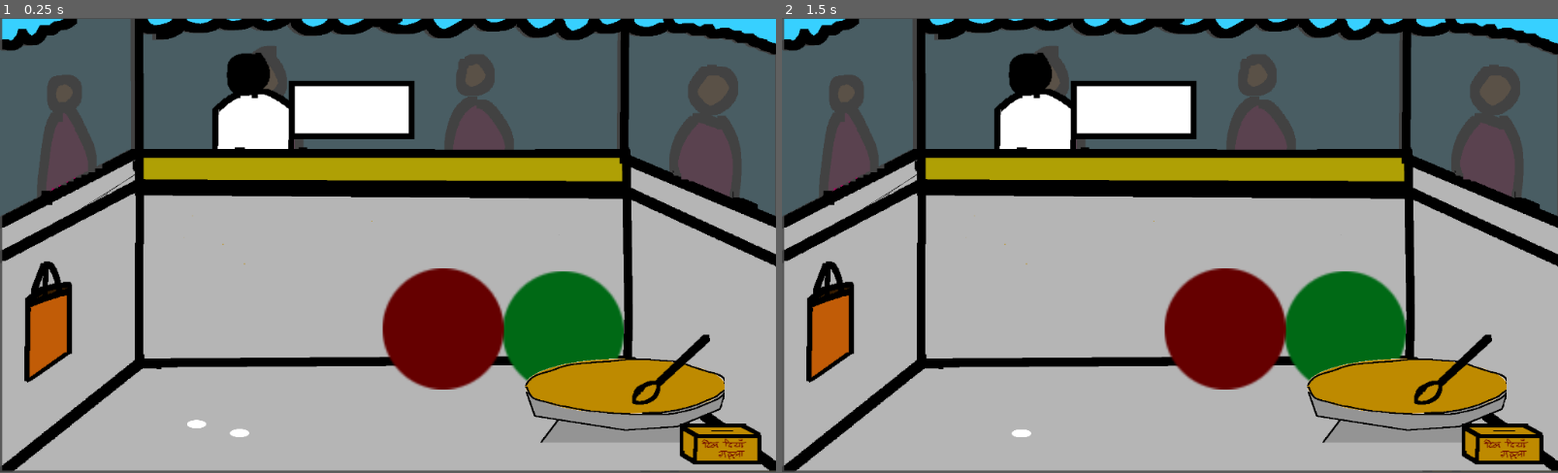
Above: before the commit, frames 1-2 (left to right).
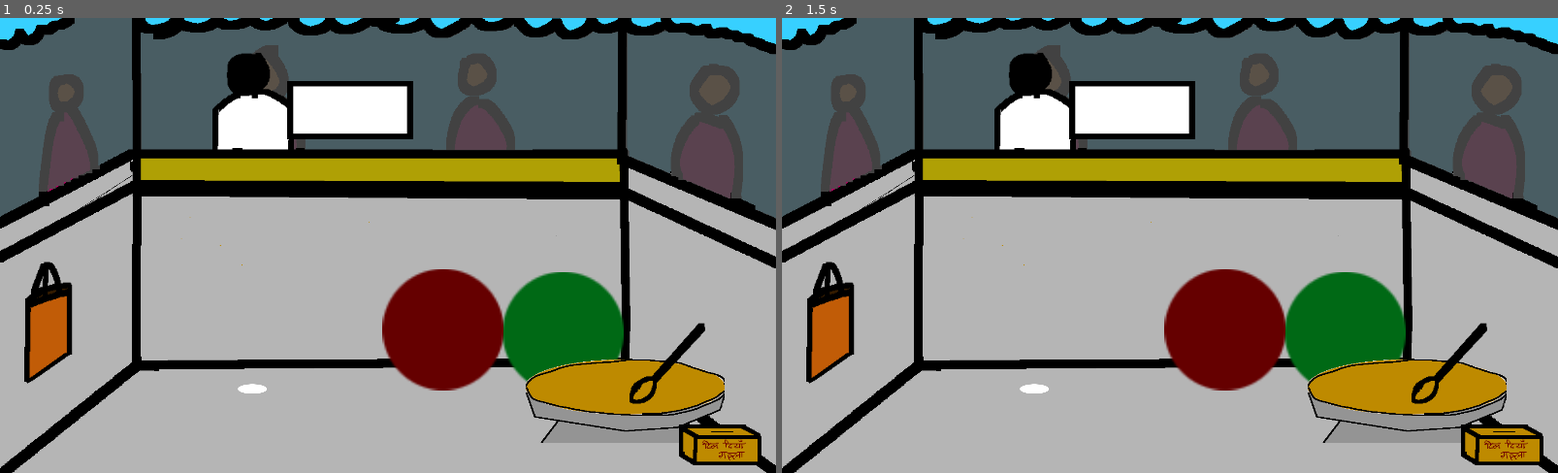
Above: after the commit, the same moments.

Repository: gamedevshirious/Bhaiyya-Aur-Teekha-Banao
Game: Godot game, scene res://Play Area.tscn
Same seed, same stepped clock (60 frames per second), same inputs: the game is played once before the commit and once after it.
Inputs (mouse positions are in pixels of both pictures, inside the frame that each line leads up to):
- Up to frame 1 (0.25 s): no input
- Up to frame 2 (1.5 s): tap Enter at 0.5 s; move the mouse to (976, 422) at 0.52 s; press the mouse at (976, 422) at 0.53 s; hold Up 0.53-1.28 s; tap Space at 1.25 s; move the mouse to (1022, 432) at 1.27 s; release the mouse at (1022, 432) at 1.28 s; hold Down from 1.28 s (still down); click (1022, 432) at 1.35 s
In our replay, the window is 800x468 before the commit and 800x469 after it. These sizes can differ from the game's own. Grey fills any space a smaller window leaves; there, only what the larger window draws over its background counts as a difference.

The runs differ from the first frame. In frame 1, 6.4% of the frame differs, in the area x 0-100%, y 0-100%; in frame 2, 6.4%.

Commit message:
Daily backup Mon, Dec  7, 2020  7:10:54 PM

Diff:
--- a/Play Area.tscn
+++ b/Play Area.tscn
@@ -10,18 +10,17 @@
 [ext_resource path="res://stall_items/ragda.png" type="Texture" id=8]
 [ext_resource path="res://stall_items/theylla.png" type="Texture" id=9]
 [ext_resource path="res://stall_items/customer.png" type="Texture" id=10]
-[ext_resource path="res://stall_items/spoon.png" type="Texture" id=11]
+[ext_resource path="res://stall_items/spoon/spoon.tscn" type="PackedScene" id=11]
 [ext_resource path="res://stall_items/chatbox.png" type="Texture" id=12]
-[ext_resource path="res://stall_items/plate.png" type="Texture" id=13]
 
 [node name="Play Area" type="Node2D"]
 script = ExtResource( 3 )
 
 [node name="base" type="Sprite" parent="."]
 modulate = Color( 1, 1, 1, 0.129412 )
-position = Vector2( 510.569, 301.413 )
 scale = Vector2( 0.534197, 0.55629 )
 texture = ExtResource( 5 )
+centered = false
 __meta__ = {
 "_edit_lock_": true
 }
@@ -33,16 +32,16 @@
 texture = ExtResource( 10 )
 
 [node name="chatbox" type="Sprite" parent="customers/customer"]
-position = Vector2( 129.906, 8.47571 )
+position = Vector2( 127.787, 8.47571 )
 scale = Vector2( 1.5338, 1.41609 )
 texture = ExtResource( 12 )
 
 [node name="stall_items" type="Node2D" parent="."]
 
 [node name="shop" type="Sprite" parent="stall_items"]
-position = Vector2( 515.291, 299.135 )
-scale = Vector2( 0.533197, 0.552823 )
+scale = Vector2( 0.533197, 0.555548 )
 texture = ExtResource( 6 )
+centered = false
 __meta__ = {
 "_edit_lock_": true
 }
@@ -53,57 +52,37 @@
 [node name="MeethaPaani" parent="stall_items" instance=ExtResource( 4 )]
 position = Vector2( 586.271, 410.328 )
 
-[node name="Puri" parent="stall_items" instance=ExtResource( 1 )]
-position = Vector2( 259.393, 536.756 )
-
 [node name="ragda" type="Sprite" parent="stall_items"]
 position = Vector2( 824.776, 504.818 )
 scale = Vector2( 0.685472, 0.580629 )
 texture = ExtResource( 8 )
+__meta__ = {
+"_edit_lock_": true
+}
 
-[node name="spoon" type="Sprite" parent="stall_items/ragda"]
-position = Vector2( 82.8666, -55.6528 )
-scale = Vector2( 1.5, 1.5 )
-texture = ExtResource( 11 )
+[node name="pos" type="Position2D" parent="stall_items/ragda"]
+position = Vector2( 75.7343, -69.338 )
 
 [node name="galla" type="Sprite" parent="stall_items"]
 position = Vector2( 950.527, 563.089 )
 texture = ExtResource( 7 )
+__meta__ = {
+"_edit_lock_": true
+}
 
 [node name="theylla" type="Sprite" parent="stall_items"]
 position = Vector2( 82.0926, 397.813 )
 texture = ExtResource( 9 )
+__meta__ = {
+"_edit_lock_": true
+}
 
-[node name="puris" type="Node2D" parent="."]
+[node name="spoon" parent="stall_items" instance=ExtResource( 11 )]
+position = Vector2( 856.046, 457.688 )
 
-[node name="Puri2" parent="puris" instance=ExtResource( 1 )]
-position = Vector2( 316.252, 548.612 )
-
-[node name="plate" type="Sprite" parent="puris"]
-visible = false
-position = Vector2( 291.625, 544.598 )
-scale = Vector2( 1.27468, 1.21189 )
-texture = ExtResource( 13 )
-
-[node name="Puri3" parent="puris/plate" instance=ExtResource( 1 )]
-position = Vector2( -8.68935, 3.47882 )
-scale = Vector2( 0.784513, 0.825156 )
-
-[node name="Puri4" parent="puris/plate" instance=ExtResource( 1 )]
-position = Vector2( 24.3504, -19.4659 )
-scale = Vector2( 0.784513, 0.825156 )
-
-[node name="Puri5" parent="puris/plate" instance=ExtResource( 1 )]
-position = Vector2( -10.3256, -13.4646 )
-scale = Vector2( 0.784513, 0.825156 )
-
-[node name="Puri6" parent="puris/plate" instance=ExtResource( 1 )]
-position = Vector2( 31.128, -4.72238 )
-scale = Vector2( 0.784513, 0.825156 )
-
-[node name="Puri7" parent="puris/plate" instance=ExtResource( 1 )]
-position = Vector2( 6.37758, -5.4162 )
-scale = Vector2( 0.784513, 0.825156 )
+[node name="Puri" parent="stall_items" instance=ExtResource( 1 )]
+position = Vector2( 333.03, 489.198 )
+scale = Vector2( 1, 0.999998 )
 
 [node name="Timers" type="Node2D" parent="."]
 
--- a/project.godot
+++ b/project.godot
@@ -23,11 +23,16 @@
 
 CommandHistory="*res://DebugConsole/command_history.gd"
 
+[display]
+
+window/stretch/mode="2d"
+window/stretch/aspect="expand"
+
 [input]
 
 pick={
 "deadzone": 0.5,
-"events": [ Object(InputEventMouseButton,"resource_local_to_scene":false,"resource_name":"","device":0,"alt":false,"shift":false,"control":fal …(189 unchanged characters)…
+"events": [ Object(InputEventMouseButton,"resource_local_to_scene":false,"resource_name":"","device":-1,"alt":false,"shift":false,"control":fal …(189 unchanged characters)…
  ]
 }
 toggle_console={
@@ -36,6 +41,10 @@
  ]
 }
 
+[input_devices]
+
+pointing/emulate_touch_from_mouse=true
+
 [rendering]
 
 environment/default_environment="res://default_env.tres"
--- a/stall_items/Matka/MeethaPaani/MeethaPaani.tscn
+++ b/stall_items/Matka/MeethaPaani/MeethaPaani.tscn
@@ -3,8 +3,8 @@
 [ext_resource path="res://stall_items/Matka/MeethaPaani/MeethaPaani.gd" type="Script" id=1]
 [ext_resource path="res://stall_items/Puri/circle.png" type="Texture" id=2]
 
-[sub_resource type="CapsuleShape2D" id=1]
-height = 114.806
+[sub_resource type="RectangleShape2D" id=1]
+extents = Vector2( 50, 9.5 )
 
 [node name="MeethaPaani" type="Area2D"]
 script = ExtResource( 1 )
@@ -16,7 +16,7 @@
 texture = ExtResource( 2 )
 
 [node name="CollisionShape2D" type="CollisionShape2D" parent="."]
-position = Vector2( 0, -75 )
-rotation = 1.5708
+position = Vector2( 0, -70 )
 shape = SubResource( 1 )
+one_way_collision = true
 [connection signal="area_exited" from="." to="." method="_on_MeethaPaani_area_exited"]
--- a/stall_items/Matka/TeekhaPaani/TeekhaPaani.tscn
+++ b/stall_items/Matka/TeekhaPaani/TeekhaPaani.tscn
@@ -3,8 +3,8 @@
 [ext_resource path="res://stall_items/Matka/TeekhaPaani/TeekhaPaani.gd" type="Script" id=1]
 [ext_resource path="res://stall_items/Puri/circle.png" type="Texture" id=2]
 
-[sub_resource type="CapsuleShape2D" id=1]
-height = 91.3159
+[sub_resource type="RectangleShape2D" id=1]
+extents = Vector2( 42.3096, 10 )
 
 [node name="TeekhaPaani" type="Area2D"]
 script = ExtResource( 1 )
@@ -16,7 +16,7 @@
 texture = ExtResource( 2 )
 
 [node name="CollisionShape2D" type="CollisionShape2D" parent="."]
-position = Vector2( 0, -75 )
-rotation = 1.5708
+position = Vector2( 0, -70 )
 shape = SubResource( 1 )
+one_way_collision = true
 [connection signal="area_exited" from="." to="." method="_on_TeekhaPaani_area_exited"]
--- a/stall_items/Puri/Puri.gd
+++ b/stall_items/Puri/Puri.gd
@@ -5,6 +5,7 @@
 
 var teekha = 0
 var meetha = 0
+var vatana = false
 
 func _on_Puri_mouse_entered():
 	mouse_inside = true
--- a/stall_items/Puri/Puri.tscn
+++ b/stall_items/Puri/Puri.tscn
@@ -5,13 +5,13 @@
 
 [sub_resource type="CapsuleShape2D" id=1]
 radius = 5.89767
-height = 13.5441
+height = 27.7225
 
 [node name="Puri" type="Area2D"]
 script = ExtResource( 1 )
 
 [node name="sprite" type="Sprite" parent="."]
-scale = Vector2( 0.4, 0.17 )
+scale = Vector2( 0.6, 0.2 )
 texture = ExtResource( 2 )
 
 [node name="CollisionShape2D" type="CollisionShape2D" parent="."]
--- /dev/null
+++ b/stall_items/spoon/spoon.gd
@@ -0,0 +1,28 @@
+extends Sprite
+
+var mouse_inside = false
+var picked = false
+onready var p = get_parent()
+
+func _process(_delta):
+	if Input.is_action_pressed("pick") and mouse_inside:
+		picked = true
+	if Input.is_action_just_released("pick") and mouse_inside:
+		picked = false
+
+	if picked:
+		global_position = get_global_mouse_position()
+	else:
+		global_position = p.get_node("ragda/pos").global_position
+
+
+func _on_spoon_mouse_entered():
+	mouse_inside = true
+
+func _on_spoon_mouse_exited():
+	mouse_inside = false
+
+func _on_cup_area_entered(body):
+	if body.name == "Puri":
+		if not body.vatana:
+			body.vatana = true
--- /dev/null
+++ b/stall_items/spoon/spoon.tscn
@@ -0,0 +1,32 @@
+[gd_scene load_steps=5 format=2]
+
+[ext_resource path="res://stall_items/spoon.png" type="Texture" id=1]
+[ext_resource path="res://stall_items/spoon/spoon.gd" type="Script" id=2]
+
+[sub_resource type="CapsuleShape2D" id=1]
+radius = 6.02802
+height = 87.2489
+
+[sub_resource type="CapsuleShape2D" id=2]
+radius = 10.3165
+
+[node name="spoon" type="Sprite"]
+texture = ExtResource( 1 )
+script = ExtResource( 2 )
+
+[node name="spoon" type="Area2D" parent="."]
+
+[node name="CollisionShape2D" type="CollisionShape2D" parent="spoon"]
+position = Vector2( 17.8381, -22.0003 )
+rotation = 0.698132
+shape = SubResource( 1 )
+
+[node name="cup" type="Area2D" parent="."]
+
+[node name="CollisionShape2D" type="CollisionShape2D" parent="cup"]
+position = Vector2( -30.9194, 29.7302 )
+rotation = 0.698132
+shape = SubResource( 2 )
+[connection signal="mouse_entered" from="spoon" to="." method="_on_spoon_mouse_entered"]
+[connection signal="mouse_exited" from="spoon" to="." method="_on_spoon_mouse_exited"]
+[connection signal="area_entered" from="cup" to="." method="_on_cup_area_entered"]
Not shown: 1 places in Play Area.tscn that only renumber resources
Binary file changed: stall_items/spoon.png
